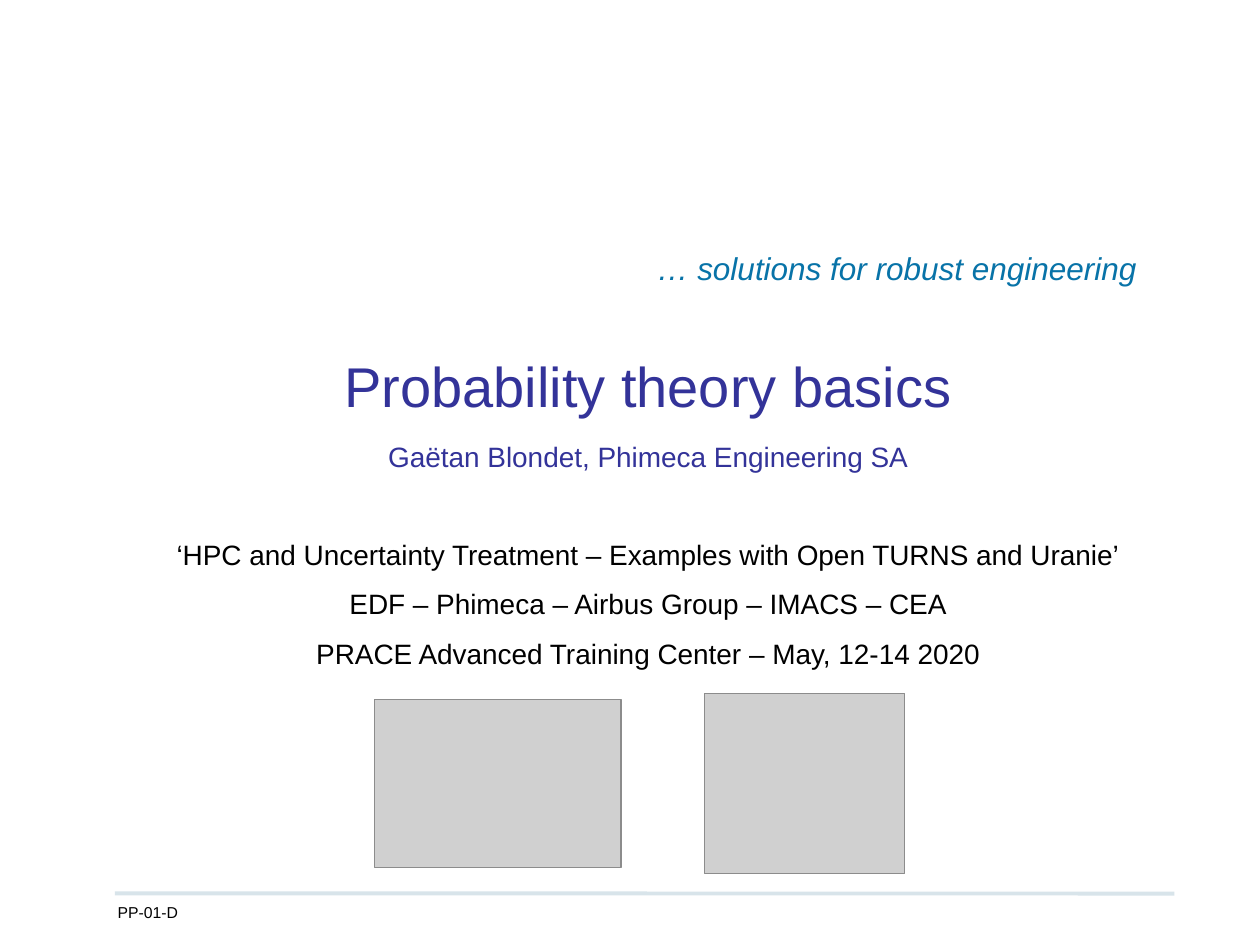
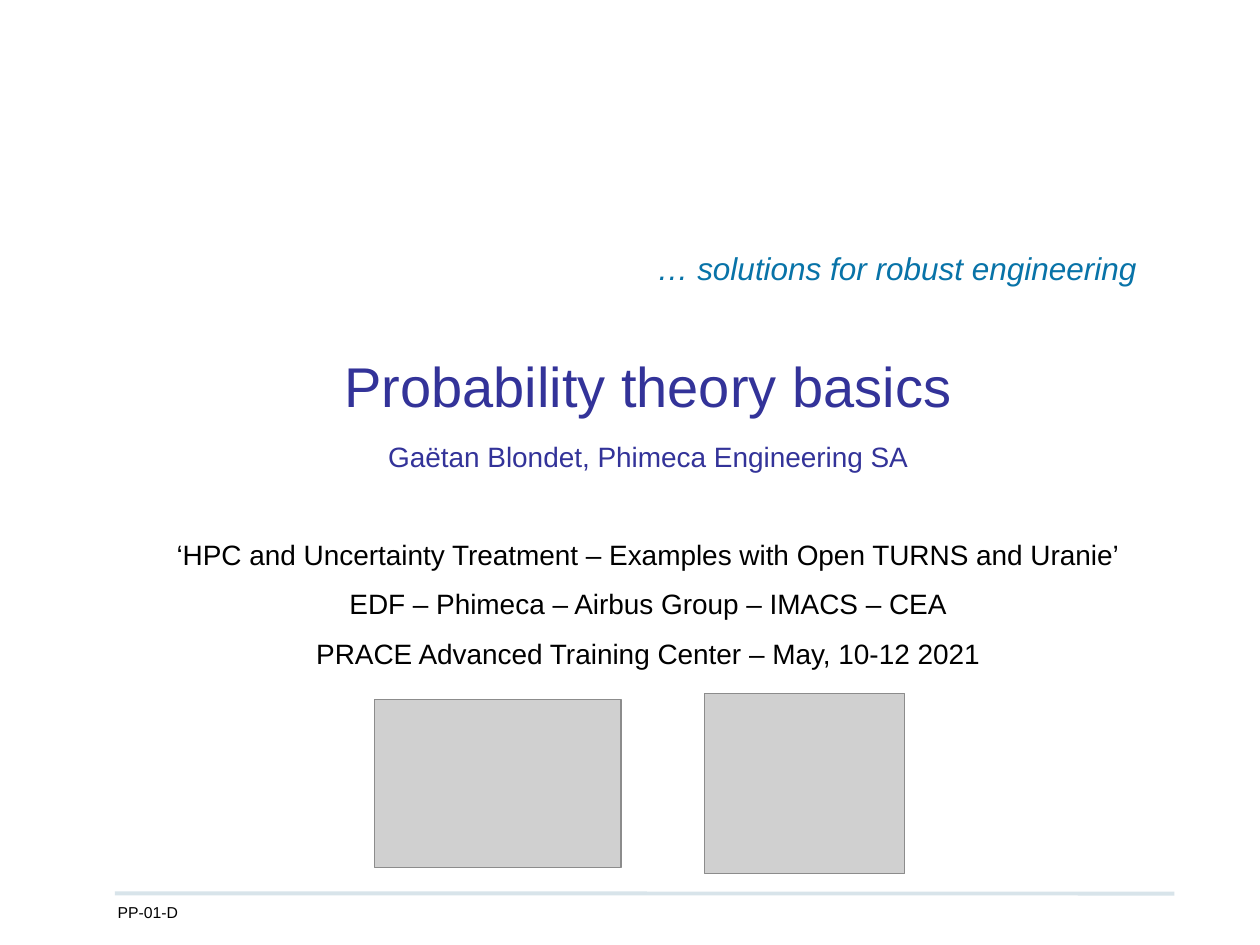
Before and after one commit to mbaudin47/hpcuqtraining, a slide deck: slide 1 of 2021/Courses/Probability/PRACE_D1_Probability_theory_basics_2021.pptx. Drawn at 1260x945 pixels with LibreOffice and Linux fonts; fonts in the diff are those of the drawing; grey boxes stand for pictures; background and template pictures are left out. Boxes give left, top, right and bottom in pixels: in the first picture for what was removed or moved away, otherwise in the second. Text is boxed around its words. In the diff, an @@ line names an element or a change of style, - is before the commit and + after.

```diff
--- a/2021/Courses/Probability/PRACE_D1_Probability_theory_basics_2021.pptx
+++ b/2021/Courses/Probability/PRACE_D1_Probability_theory_basics_2021.pptx
@@ text at (x1=316, y1=643, x2=980, y2=669): text changed @@
-PRACE Advanced Training Center – May, 12-14 2020
+PRACE Advanced Training Center – May, 10-12 2021
```
Also in this commit, not shown: 28 other slides changed, 1 slide added, 1 slide removed, 3 other files.
